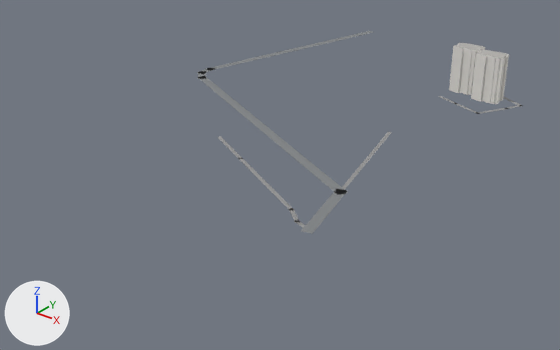
Renders of the glTF model godot/shahar/bolak_-12_-18.glb from each side of a commit.
One viewpoint serves both versions: a camera (50 mm lens) standing at (678.0, -812.0, 301.0) and looking at (185.0, -196.0, -81.0). Every picture has the same lights, and +X, +Y and +Z are marked at lower left. The first picture is the older version. Objects named as collision shapes, trigger or cutter boxes, shadow casters or lower levels of detail are left out. Vertices at exactly the same position are counted once.

The first picture shows 'Devor_Panel-col', 'Yol_Asfalt', 'Yol_Mahalla' and 1 more.
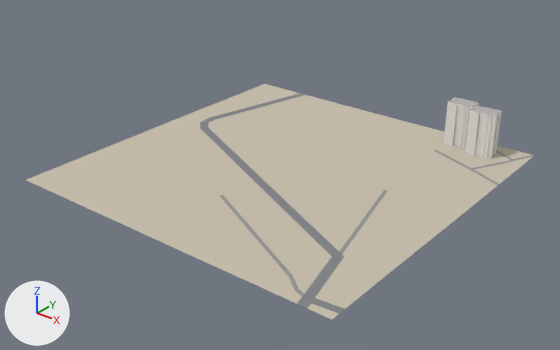
Location of each change, (x1, y1, x2, y2) in pixels of the pictures (560 x 350 px):
'Yer_Tuproq-col', added
    after: (27, 84, 532, 320)
'Devor_Panel-col', moved, rescaled
    before: (449, 44, 509, 104)
    after: (444, 99, 502, 159)
'Yol_Asfalt-col', added
    after: (200, 93, 344, 313)
'Yol_Asfalt', deleted
    before: (197, 31, 373, 234)
'Yol_Mahalla-col', added
    after: (220, 150, 534, 296)
'Yol_Mahalla', deleted
    before: (218, 96, 523, 228)

Patch to the scene script:
```diff
--- a/godot/shahar/bolak_-12_-18.glb.py
+++ b/godot/shahar/bolak_-12_-18.glb.py
@@ mat_yer_tuproq @@
+mat_yer_tuproq = principled_material('Yer_Tuproq')
+mat_yer_tuproq.base_color = (0.58, 0.522, 0.42)  # light grey #c8bfad
+mat_yer_tuproq.roughness = 1.0
@@ me_devor_panel @@
 # used by ob_devor_panel_col; location = (0.0, 0.0, 0.0)
-me_devor_panel.from_pydata(...)  # 112 vertices, 112 faces; spans x 300.7..364.6, y -43.5..-11.8, z 0.0..52.2
+me_devor_panel.from_pydata(...)  # 112 vertices, 112 faces; spans x 300.7..364.6, y -43.5..-11.8, z -66.4..-13.5
+# me_devor_panel part 1: the whole mesh is scaled about its middle by (1, 1, 1.01), then moved by (0.0, 0.0, -66.1)
 me_devor_panel.materials.append(mat_devor_panel)
@@ me_yol_mahalla_1 @@
+me_yol_mahalla_1.from_pydata(...)  # 165 vertices, 163 faces; spans x 188.0..400.0, y -390.0..0.0, z -66.0..-64.0
+me_yol_mahalla_1.materials.append(mat_yol_mahalla)  # grey #949494
@@ me_yol_asfalt_1 @@
+me_yol_asfalt_1.from_pydata(...)  # 157 vertices, 171 faces; spans x 30.0..400.0, y -400.0..0.0, z -66.0..-64.0
+me_yol_asfalt_1.materials.append(mat_yol_asfalt)  # grey #818486
@@ me_yer_tuproq @@
+me_yer_tuproq.from_pydata(...)  # 441 vertices, 800 faces; spans x 0.0..400.0, y -400.0..0.0, z -66.0..-64.0
+me_yer_tuproq.materials.append(mat_yer_tuproq)  # light grey #c8bfad
@@ ob_yol_asfalt @@
-ob_yol_asfalt = bpy.data.objects.new('Yol_Asfalt', me_yol_asfalt)
-ob_yol_asfalt.location = (0.0, 0.0, 0.0)
@@ ob_yol_mahalla @@
-ob_yol_mahalla = bpy.data.objects.new('Yol_Mahalla', me_yol_mahalla)
-ob_yol_mahalla.location = (0.0, 0.0, 0.0)
@@ ob_yol_mahalla_col @@
+ob_yol_mahalla_col = bpy.data.objects.new('Yol_Mahalla-col', me_yol_mahalla_1)
+ob_yol_mahalla_col.location = (0.0, 0.0, 0.0)
@@ ob_yol_asfalt_col @@
+ob_yol_asfalt_col = bpy.data.objects.new('Yol_Asfalt-col', me_yol_asfalt_1)
+ob_yol_asfalt_col.location = (0.0, 0.0, 0.0)
@@ ob_yer_tuproq_col @@
+ob_yer_tuproq_col = bpy.data.objects.new('Yer_Tuproq-col', me_yer_tuproq)
+ob_yer_tuproq_col.location = (0.0, 0.0, 0.0)
```
